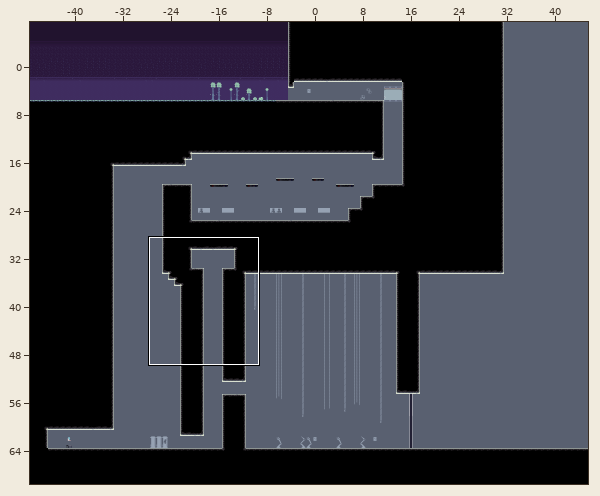
One commit to this Tiled map: Assets/Assets/Prueba tutorial tiled/tutorial.tmx. The picture above shows the old version from afar; the outline marks the close-up.
Close-up. Old version:
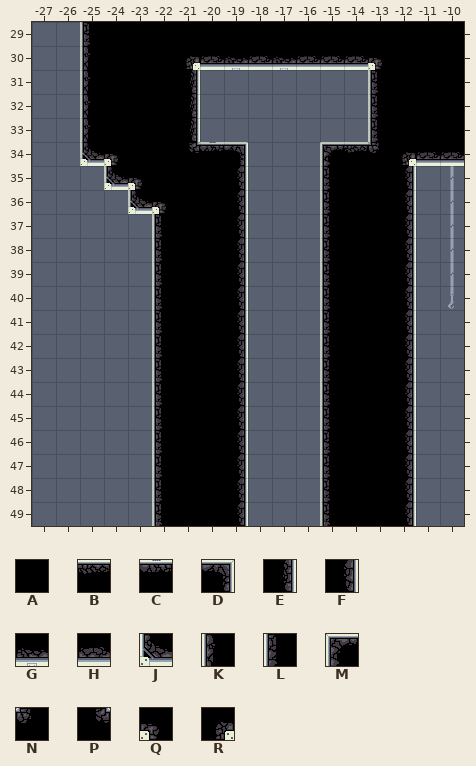
Cells are 32x32 px. Shown: x -27..-10, y 29..49. The commit also changed other parts of the map, which this record leaves out.
Key: from "tile_black": A 0; from "tile_lvl1_inside_01": B 0, C 1, D 2, E 3, F 4, G 6, H 7, J 8, K 9, L 10, M 11, N 12, P 13, Q 14, R 15.
_ is an empty cell.
Layers that did not change in this view are not listed.
Layer "Mundo" before, first column x -27:
29 __LAAAAAAAAAAAAAAA
30 __KAAARHGHGHHHQAAA
31 __KAAAE_______LAAA
32 __KAAAE_______LAAA
33 __KAAAE_______LAAA
34 __JQAAPCD___MBNRHH
35 ___JQAAAF___LAAF__
36 ____JQAAF___LAAF__
37 _____LAAF___LAAF__
38 _____LAAF___LAAF__
39 _____LAAF___LAAF__
40 _____LAAF___LAAF__
41 _____LAAF___LAAF__
42 _____LAAF___LAAF__
43 _____LAAF___LAAF__
44 _____LAAF___LAAF__
45 _____LAAF___LAAF__
46 _____LAAF___LAAF__
47 _____LAAF___LAAF__
48 _____LAAF___LAAF__
49 _____LAAF___LAAF__
Once edited:
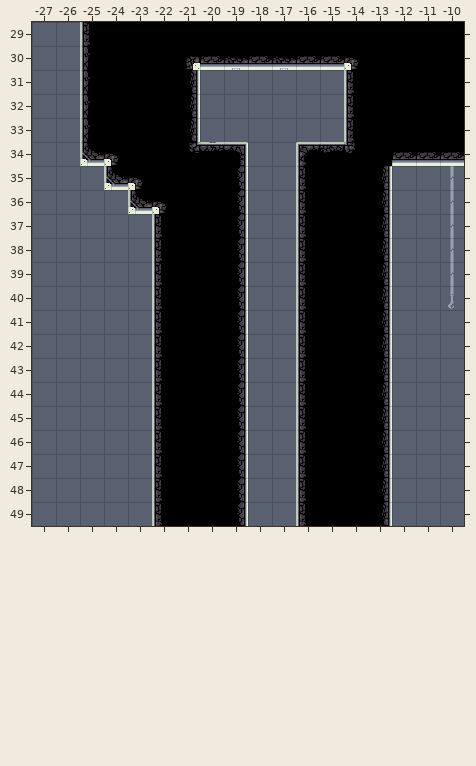
Difference:
{"where": "layer \"Mundo\""}
{"y":30,"x":-14,"old":"HQ","new":"QA"}
{"y":31,"x":-14,"old":"_L","new":"LA"}
{"y":32,"x":-14,"old":"_L","new":"LA"}
{"y":33,"x":-14,"old":"_L","new":"LA"}
{"y":34,"x":-16,"old":"_MBNR","new":"MBNAH"}
{"y":35,"x":-16,"old":"_L","new":"LA"}
{"y":35,"x":-13,"old":"AF","new":"E_"}
{"y":36,"x":-16,"old":"_L","new":"LA"}
{"y":36,"x":-13,"old":"AF","new":"E_"}
{"y":37,"x":-16,"old":"_L","new":"LA"}
{"y":37,"x":-13,"old":"AF","new":"E_"}
{"y":38,"x":-16,"old":"_L","new":"LA"}
{"y":38,"x":-13,"old":"AF","new":"E_"}
{"y":39,"x":-16,"old":"_L","new":"LA"}
{"y":39,"x":-13,"old":"AF","new":"E_"}
{"y":40,"x":-16,"old":"_L","new":"LA"}
{"y":40,"x":-13,"old":"AF","new":"E_"}
{"y":41,"x":-16,"old":"_L","new":"LA"}
{"y":41,"x":-13,"old":"AF","new":"E_"}
{"y":42,"x":-16,"old":"_L","new":"LA"}
{"y":42,"x":-13,"old":"AF","new":"E_"}
{"y":43,"x":-16,"old":"_L","new":"LA"}
{"y":43,"x":-13,"old":"AF","new":"E_"}
{"y":44,"x":-16,"old":"_L","new":"LA"}
{"y":44,"x":-13,"old":"AF","new":"E_"}
{"y":45,"x":-16,"old":"_L","new":"LA"}
{"y":45,"x":-13,"old":"AF","new":"E_"}
{"y":46,"x":-16,"old":"_L","new":"LA"}
{"y":46,"x":-13,"old":"AF","new":"E_"}
{"y":47,"x":-16,"old":"_L","new":"LA"}
{"y":47,"x":-13,"old":"AF","new":"E_"}
{"y":48,"x":-16,"old":"_L","new":"LA"}
{"y":48,"x":-13,"old":"AF","new":"E_"}
{"y":49,"x":-16,"old":"_L","new":"LA"}
{"y":49,"x":-13,"old":"AF","new":"E_"}
{"label":"changed","picture_box":[296,56,416,526]}
